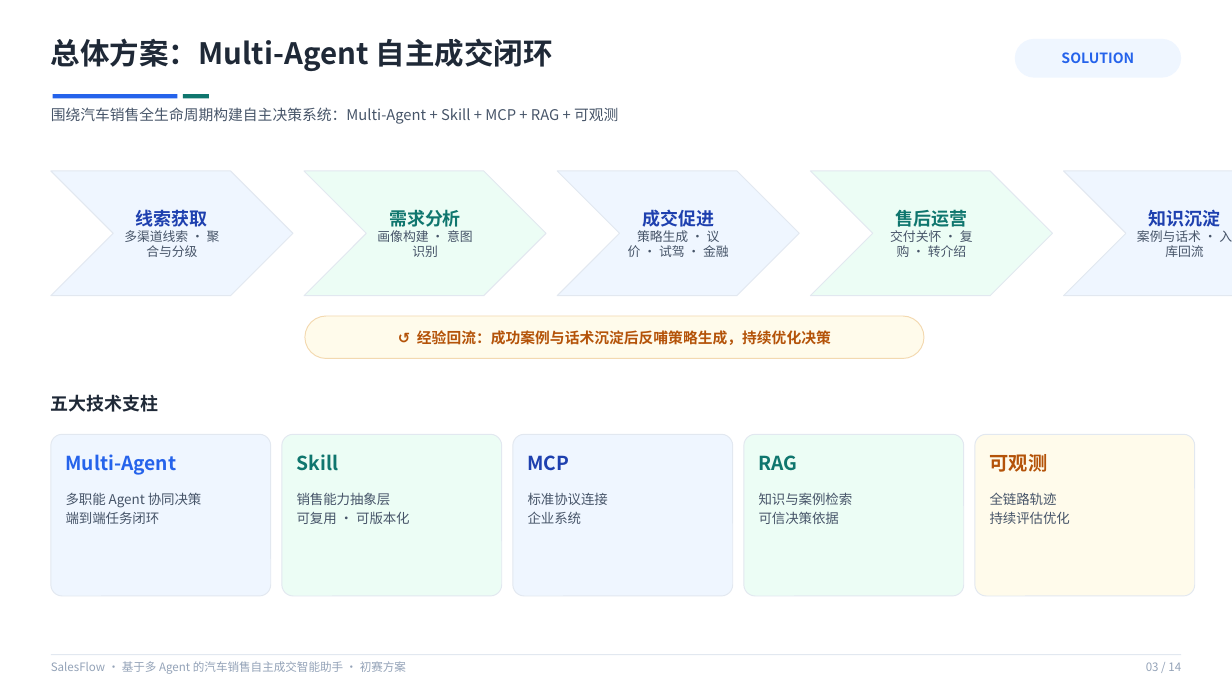
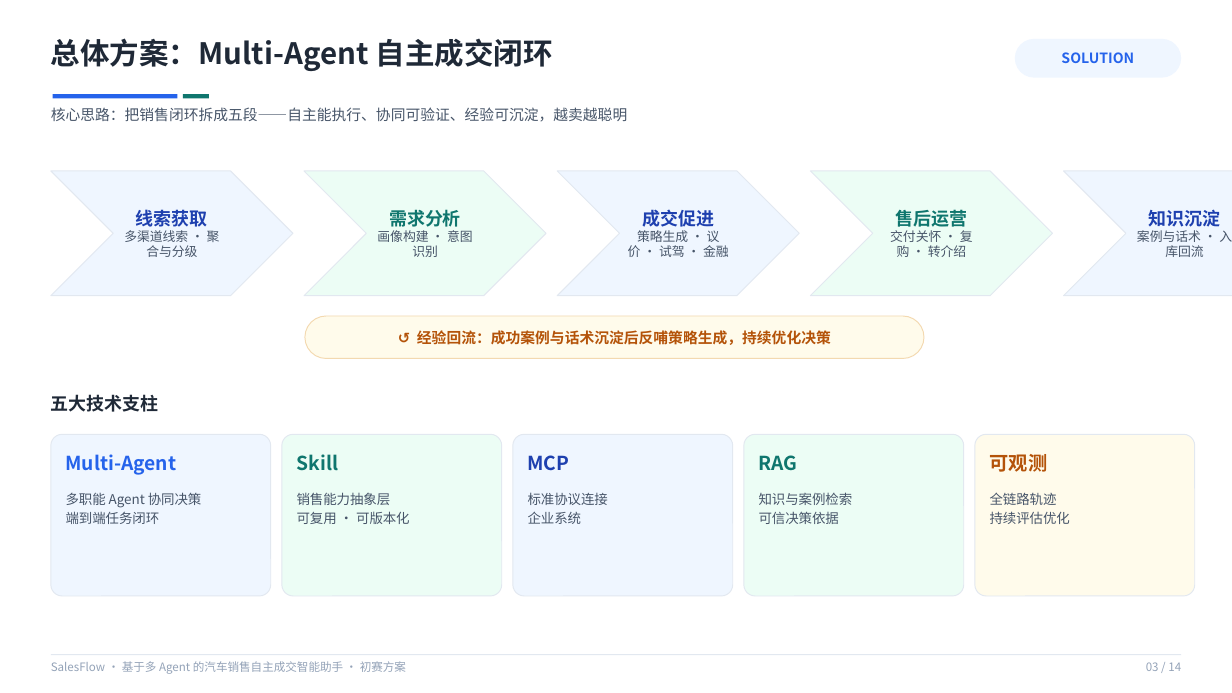
Before and after one commit to simon-xu-dev/multi-agent-car-sales-assistant, a slide deck: slide 3 of ppt和作品简介/基于多Agent的汽车销售自主成交智能助手-初赛方案.pptx. Drawn at 1232x693 pixels with LibreOffice and Linux fonts; fonts in the diff are those of the drawing. Boxes give left, top, right and bottom in pixels: in the first picture for what was removed or moved away, otherwise in the second. Text is boxed around its words. In the diff, an @@ line names an element or a change of style, - is before the commit and + after.

Commit message:
docs: 按参赛手册官方范式完善作品简介(499字)与 PPT 叙事（思路引导替代术语堆砌）

```diff
--- a/ppt和作品简介/基于多Agent的汽车销售自主成交智能助手-初赛方案.pptx
+++ b/ppt和作品简介/基于多Agent的汽车销售自主成交智能助手-初赛方案.pptx
@@ text at <box>51,107,627,122</box>: text changed @@
-围绕汽车销售全生命周期构建自主决策系统：Multi-Agent + Skill + MCP + RAG + 可观测
+核心思路：把销售闭环拆成五段——自主能执行、协同可验证、经验可沉淀，越卖越聪明
```
Also in this commit, not shown: 8 other slides changed, 3 other files.
